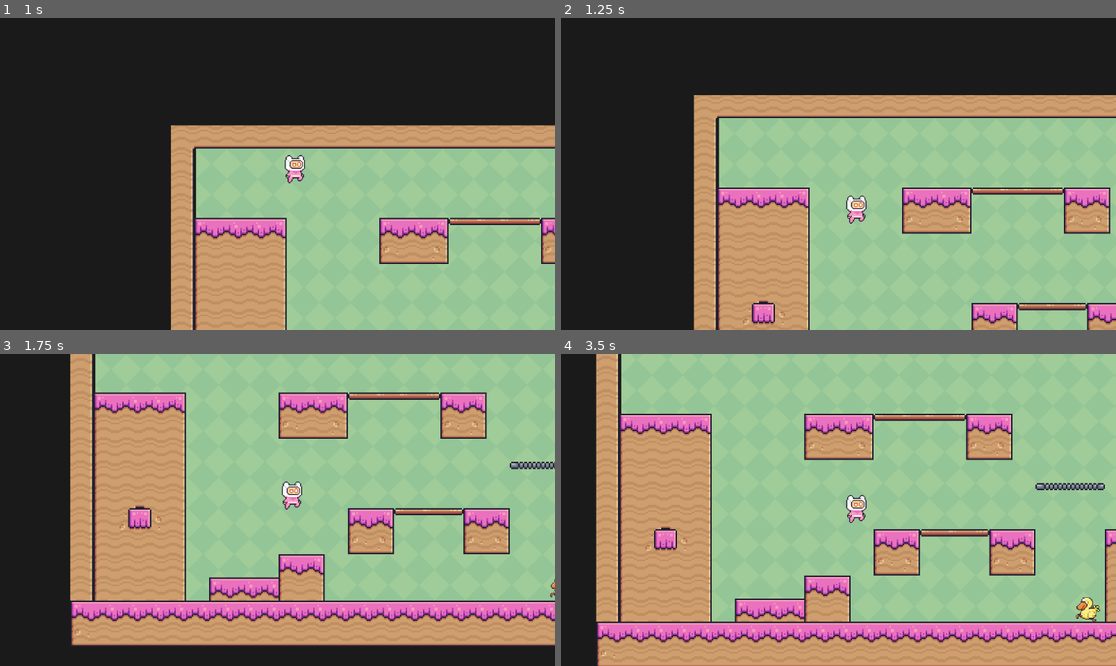
Above: before the commit, frames 1-4 (two rows, left to right).
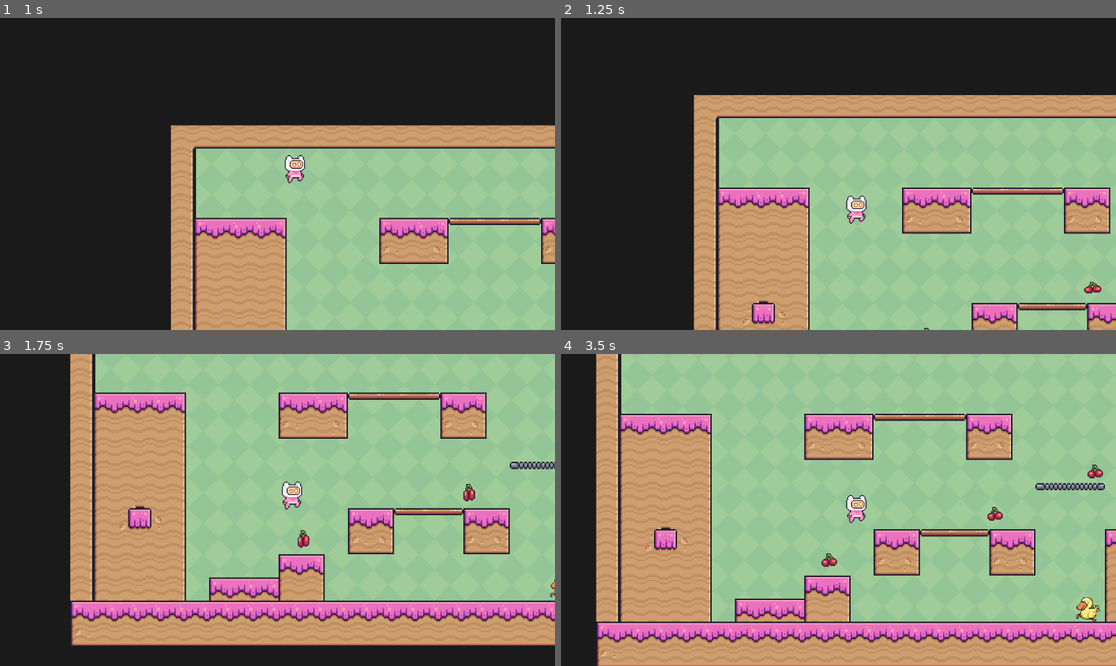
Above: after the commit, the same moments.

Repository: hanazzz/2d-platformer-game
Game: Godot game, scene res://main.tscn
The game is run twice, just before and just after one commit, with the same random seed, the same clock (stepped at 60 frames per second) and the same inputs.
Inputs:
- Up to frame 1 (1 s): hold Right (right) from 0.53 s (still down); tap Space (jump) at 0.77 s
- Up to frame 2 (1.25 s): keep holding Right (right)
- Up to frame 3 (1.75 s): keep holding Right (right); tap Space (jump) at 1.52 s
- Up to frame 4 (3.5 s): release Right (right) at 2.03 s; hold Left (left) 2.03-2.78 s; hold Right (right) from 2.78 s (still down); tap Space (jump) at 3.02 s

Frame 1 is identical in both runs. In frame 2, less than 0.1% of the frame differs, in the area x 65-98%, y 84-100%; in frame 3, 0.2%; in frame 4, 0.3%, in the area x 46-98%, y 35-69%.

Commit message:
Add collectible item (cherry)

Diff:
--- a/main.tscn
+++ b/main.tscn
@@ -1,9 +1,10 @@
-[gd_scene load_steps=7 format=3 uid="uid://d24iin8i7bqys"]
+[gd_scene load_steps=8 format=3 uid="uid://d24iin8i7bqys"]
 
 [ext_resource type="Texture2D" uid="uid://bblf1on51baqo" path="res://Green.png" id="1_0xm2m"]
 [ext_resource type="Texture2D" uid="uid://0dlns3v7hide" path="res://Terrain (16x16).png" id="2_h2yge"]
 [ext_resource type="PackedScene" uid="uid://h02t0hsom8sh" path="res://scenes/main_character.tscn" id="3_1bvp3"]
 [ext_resource type="PackedScene" uid="uid://dhkc7s21ngmpj" path="res://scenes/enemy_duck.tscn" id="4_lquwl"]
+[ext_resource type="PackedScene" uid="uid://pghoqeurj5n4" path="res://scenes/collectible_cherry.tscn" id="5_lquwl"]
 
 [sub_resource type="TileSetAtlasSource" id="TileSetAtlasSource_1bvp3"]
 texture = ExtResource("2_h2yge")
@@ -211,3 +212,12 @@
 
 [node name="CharacterBody2D3" parent="." instance=ExtResource("4_lquwl")]
 position = Vector2(800, 456)
+
+[node name="Collectible" parent="." instance=ExtResource("5_lquwl")]
+position = Vector2(416, 432)
+
+[node name="Collectible2" parent="." instance=ExtResource("5_lquwl")]
+position = Vector2(760, 336)
+
+[node name="Collectible3" parent="." instance=ExtResource("5_lquwl")]
+position = Vector2(968, 248)
--- /dev/null
+++ b/scenes/collectible_cherry.tscn
@@ -0,0 +1,147 @@
+[gd_scene load_steps=21 format=3 uid="uid://pghoqeurj5n4"]
+
+[ext_resource type="Texture2D" uid="uid://2dj26c4pqhv1" path="res://Cherries.png" id="1_tajht"]
+
+[sub_resource type="AtlasTexture" id="AtlasTexture_7uqre"]
+atlas = ExtResource("1_tajht")
+region = Rect2(0, 0, 32, 32)
+
+[sub_resource type="AtlasTexture" id="AtlasTexture_jmy1y"]
+atlas = ExtResource("1_tajht")
+region = Rect2(32, 0, 32, 32)
+
+[sub_resource type="AtlasTexture" id="AtlasTexture_tl707"]
+atlas = ExtResource("1_tajht")
+region = Rect2(64, 0, 32, 32)
+
+[sub_resource type="AtlasTexture" id="AtlasTexture_gdpcg"]
+atlas = ExtResource("1_tajht")
+region = Rect2(96, 0, 32, 32)
+
+[sub_resource type="AtlasTexture" id="AtlasTexture_iahpv"]
+atlas = ExtResource("1_tajht")
+region = Rect2(128, 0, 32, 32)
+
+[sub_resource type="AtlasTexture" id="AtlasTexture_y2ji4"]
+atlas = ExtResource("1_tajht")
+region = Rect2(160, 0, 32, 32)
+
+[sub_resource type="AtlasTexture" id="AtlasTexture_0eumt"]
+atlas = ExtResource("1_tajht")
+region = Rect2(192, 0, 32, 32)
+
+[sub_resource type="AtlasTexture" id="AtlasTexture_3bcd6"]
+atlas = ExtResource("1_tajht")
+region = Rect2(224, 0, 32, 32)
+
+[sub_resource type="AtlasTexture" id="AtlasTexture_y5553"]
+atlas = ExtResource("1_tajht")
+region = Rect2(256, 0, 32, 32)
+
+[sub_resource type="AtlasTexture" id="AtlasTexture_h17o3"]
+atlas = ExtResource("1_tajht")
+region = Rect2(288, 0, 32, 32)
+
+[sub_resource type="AtlasTexture" id="AtlasTexture_uy0o8"]
+atlas = ExtResource("1_tajht")
+region = Rect2(320, 0, 32, 32)
+
+[sub_resource type="AtlasTexture" id="AtlasTexture_cboeb"]
+atlas = ExtResource("1_tajht")
+region = Rect2(352, 0, 32, 32)
+
+[sub_resource type="AtlasTexture" id="AtlasTexture_2rapn"]
+atlas = ExtResource("1_tajht")
+region = Rect2(384, 0, 32, 32)
+
+[sub_resource type="AtlasTexture" id="AtlasTexture_32tqp"]
+atlas = ExtResource("1_tajht")
+region = Rect2(416, 0, 32, 32)
+
+[sub_resource type="AtlasTexture" id="AtlasTexture_ob1iq"]
+atlas = ExtResource("1_tajht")
+region = Rect2(448, 0, 32, 32)
+
+[sub_resource type="AtlasTexture" id="AtlasTexture_m47hy"]
+atlas = ExtResource("1_tajht")
+region = Rect2(480, 0, 32, 32)
+
+[sub_resource type="AtlasTexture" id="AtlasTexture_bjxqk"]
+atlas = ExtResource("1_tajht")
+region = Rect2(512, 0, 32, 32)
+
+[sub_resource type="SpriteFrames" id="SpriteFrames_nekwb"]
+animations = [{
+"frames": [{
+"duration": 1.0,
+"texture": SubResource("AtlasTexture_7uqre")
+}, {
+"duration": 1.0,
+"texture": SubResource("AtlasTexture_jmy1y")
+}, {
+"duration": 1.0,
+"texture": SubResource("AtlasTexture_tl707")
+}, {
+"duration": 1.0,
+"texture": SubResource("AtlasTexture_gdpcg")
+}, {
+"duration": 1.0,
+"texture": SubResource("AtlasTexture_iahpv")
+}, {
+"duration": 1.0,
+"texture": SubResource("AtlasTexture_y2ji4")
+}, {
+"duration": 1.0,
+"texture": SubResource("AtlasTexture_0eumt")
+}, {
+"duration": 1.0,
+"texture": SubResource("AtlasTexture_3bcd6")
+}, {
+"duration": 1.0,
+"texture": SubResource("AtlasTexture_y5553")
+}, {
+"duration": 1.0,
+"texture": SubResource("AtlasTexture_h17o3")
+}, {
+"duration": 1.0,
+"texture": SubResource("AtlasTexture_uy0o8")
+}, {
+"duration": 1.0,
+"texture": SubResource("AtlasTexture_cboeb")
+}, {
+"duration": 1.0,
+"texture": SubResource("AtlasTexture_2rapn")
+}, {
+"duration": 1.0,
+"texture": SubResource("AtlasTexture_32tqp")
+}, {
+"duration": 1.0,
+"texture": SubResource("AtlasTexture_ob1iq")
+}, {
+"duration": 1.0,
+"texture": SubResource("AtlasTexture_m47hy")
+}, {
+"duration": 1.0,
+"texture": SubResource("AtlasTexture_bjxqk")
+}],
+"loop": true,
+"name": &"default",
+"speed": 24.0
+}]
+
+[sub_resource type="CircleShape2D" id="CircleShape2D_e57wr"]
+radius = 17.888544
+
+[node name="Collectible" type="Area2D"]
+
+[node name="AnimatedSprite2D" type="AnimatedSprite2D" parent="."]
+texture_filter = 1
+position = Vector2(16, 16)
+scale = Vector2(2, 2)
+sprite_frames = SubResource("SpriteFrames_nekwb")
+autoplay = "default"
+frame_progress = 0.046862345
+
+[node name="CollisionShape2D" type="CollisionShape2D" parent="."]
+position = Vector2(15, 17)
+shape = SubResource("CircleShape2D_e57wr")
Binary file added: Cherries.png
Not shown, added: Cherries.png.import
